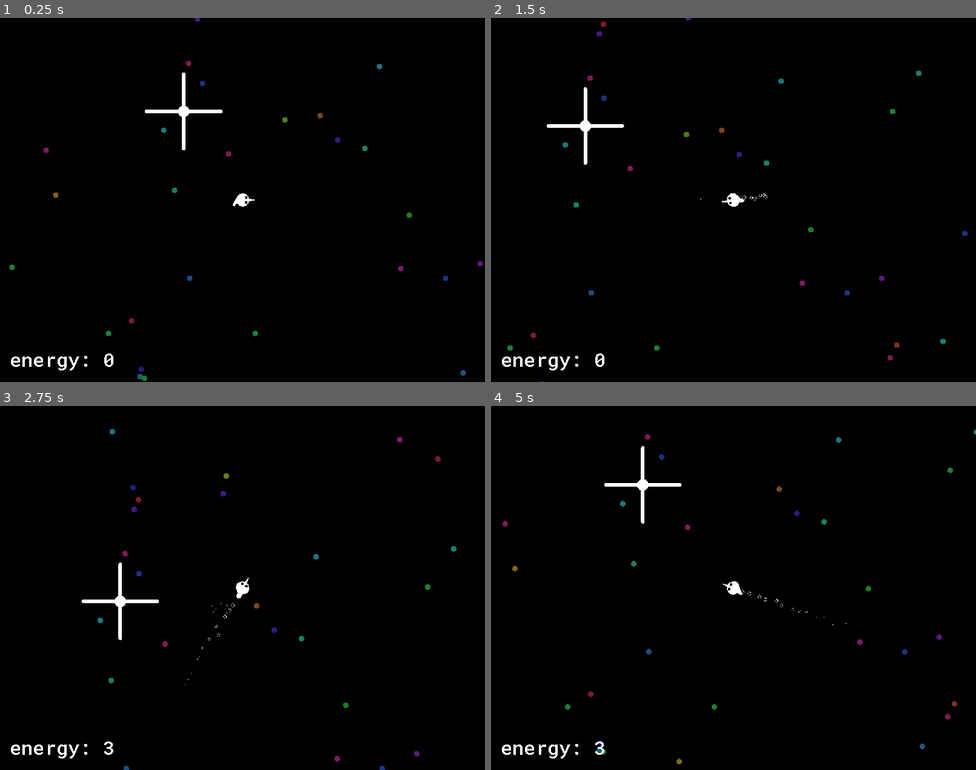
Above: before the commit, frames 1-4 (two rows, left to right).
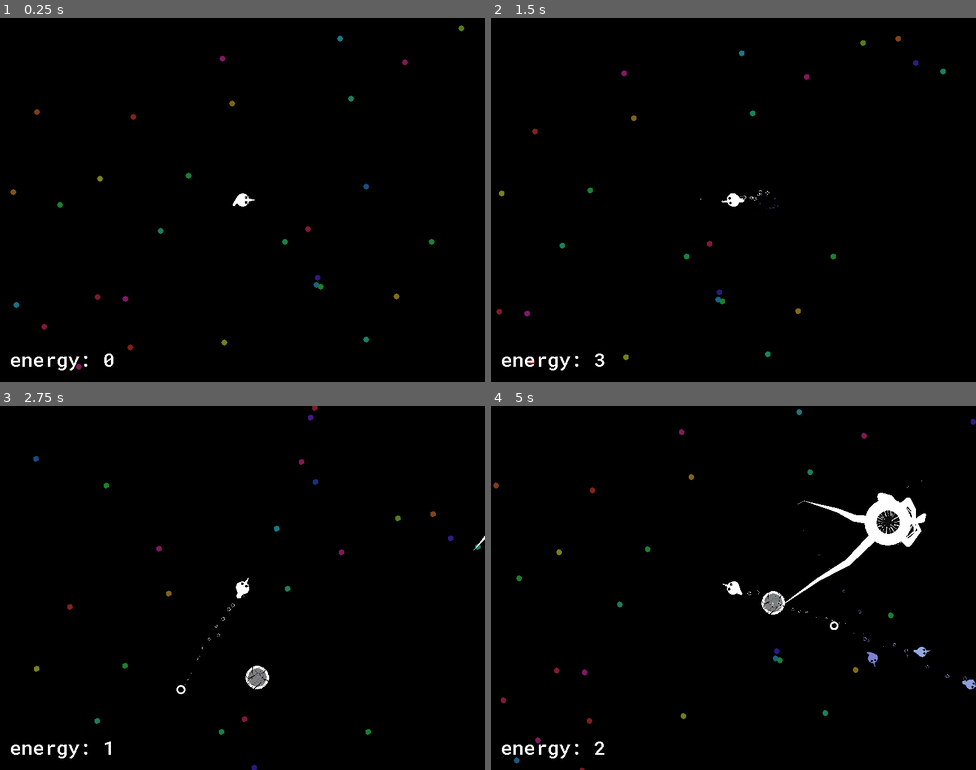
Above: after the commit, the same moments.

Repository: kiwijuice56/fish-fest
Game: Godot game, scene res://main/main.tscn
Same seed, same stepped clock (60 frames per second), same inputs: the game is played once before the commit and once after it. The engine's default icon, where the game draws it, is replaced by a stand-in: a white triangle on a blue panel in a dark square.
Inputs (mouse positions are in pixels of both pictures, inside the frame that each line leads up to):
- Up to frame 1 (0.25 s): no input
- Up to frame 2 (1.5 s): move the mouse to (840, 181) at 0.52 s; hold Right mouse button (mouse_right) 0.53-1.28 s; move the mouse to (636, 218) at 1.27 s; click (636, 218) at 1.35 s
- Up to frame 3 (2.75 s): right-click (145, 606) at 1.55 s; move the mouse to (291, 507) at 2.02 s; hold Right mouse button (mouse_right) from 2.03 s (still down)
- Up to frame 4 (5 s): move the mouse to (709, 660) at 2.77 s; release Right mouse button (mouse_right) at 2.78 s; right-click (709, 660) at 2.85 s; move the mouse to (879, 642) at 3.52 s; press the mouse at (879, 642) at 3.53 s; right-click (879, 642) at 3.8 s; move the mouse to (588, 533) at 4.27 s; release the mouse at (588, 533) at 4.28 s; right-click (588, 533) at 4.35 s

The runs differ from the first frame. In frame 1, 1.1% of the frame differs, in the area x 1-100%, y 0-100%; in frame 2, 1.1%; in frame 3, 1.3%; in frame 4, 3.0%, in the area x 0-100%, y 0-100%.

Commit message:
Polished squigglers

Diff:
--- a/main/fish/fish.tscn
+++ b/main/fish/fish.tscn
@@ -17,6 +17,7 @@
 
 [node name="Fish" type="CharacterBody2D"]
 collision_layer = 2
+collision_mask = 65
 script = ExtResource("1_vgmaj")
 
 [node name="Bubbles" type="CPUParticles2D" parent="."]
--- a/main/fish/player_fish/player_fish.gd
+++ b/main/fish/player_fish/player_fish.gd
@@ -8,8 +8,8 @@
 var locked: bool = false
 
 func _input(event: InputEvent) -> void:
-	if event.is_action_pressed("mouse_right", false) and Stats.energy >= 50:
-		Stats.energy -= 50
+	if event.is_action_pressed("mouse_right", false) and Stats.energy >= 1:
+		Stats.energy -= 1
 		spawn_egg()
 	if event.is_action_pressed("ui_cancel"):
 		locked = not locked
--- a/main/fish/player_fish/player_fish.tscn
+++ b/main/fish/player_fish/player_fish.tscn
@@ -52,6 +52,7 @@
 }
 
 [node name="PlayerFish" instance=ExtResource("1_jqmvt")]
+collision_mask = 1
 script = ExtResource("2_yjn0a")
 egg_scene = ExtResource("3_vtcec")
 max_speed = 280.0
--- a/main/fish/squiggler/squiggler.gd
+++ b/main/fish/squiggler/squiggler.gd
@@ -1,11 +1,34 @@
 class_name Squiggler
 extends Fish
+
+@export var tentacle_scene: PackedScene
+@export var tentacle_count: int = 8
+
+var target: Fish
+
+func _ready() -> void:
+	for i in range(tentacle_count):
+		var new_tentacle: Tentacle = tentacle_scene.instantiate()
+		new_tentacle.rotation = i * 2 * PI / (tentacle_count)
+		%Tentacles.add_child(new_tentacle)
+	%VisionArea.body_entered.connect(_on_something_seen)
+	%VisionArea.body_exited.connect(_on_something_unseen)
 
 func _physics_process(delta: float) -> void:
 	var avg_vel: Vector2
 	for tentacle in %Tentacles.get_children():
 		avg_vel += tentacle.joints.get_child(0).linear_velocity
-	if avg_vel.length() <= 1.0:
+	if avg_vel.length() <= 1.0 and not is_instance_valid(target):
 		return
 	velocity = (avg_vel / %Tentacles.get_child_count()).normalized() * 32
+	if is_instance_valid(target):
+		velocity += (target.global_position - global_position).normalized() * 100
 	move_and_slide()
+
+func _on_something_seen(body: PhysicsBody2D):
+	if body is BoidFish or body is PlayerFish:
+		target = body
+
+func _on_something_unseen(body: PhysicsBody2D):
+	if body == target:
+		target = null
--- a/main/fish/squiggler/squiggler.tscn
+++ b/main/fish/squiggler/squiggler.tscn
@@ -1,32 +1,108 @@
-[gd_scene load_steps=5 format=3 uid="uid://ipuwdhucawjo"]
+[gd_scene load_steps=13 format=3 uid="uid://ipuwdhucawjo"]
 
 [ext_resource type="PackedScene" uid="uid://dyych6mhtvl5" path="res://main/fish/fish.tscn" id="1_fowsh"]
 [ext_resource type="Script" path="res://main/fish/squiggler/squiggler.gd" id="2_1wj3l"]
-[ext_resource type="Texture2D" uid="uid://c57538ckqlr0d" path="res://main/item/egg/egg.png" id="3_8c84i"]
 [ext_resource type="PackedScene" uid="uid://thiyub43pqal" path="res://main/fish/squiggler/tentacle.tscn" id="4_40oiw"]
+[ext_resource type="Texture2D" uid="uid://3cnp08v3u3yb" path="res://main/fish/squiggler/face.png" id="4_mi2qc"]
+[ext_resource type="Texture2D" uid="uid://x5ck7ujcuoc7" path="res://main/fish/squiggler/teeth.png" id="5_5xq3l"]
+[ext_resource type="AudioStream" uid="uid://de7bvi8xlg0w2" path="res://main/sounds/scream.ogg" id="6_8g0rr"]
+[ext_resource type="AudioStream" uid="uid://b1hbrcgu3yh6q" path="res://main/sounds/badump.ogg" id="7_5vrlj"]
+
+[sub_resource type="Animation" id="Animation_oqm8l"]
+resource_name = "oggle"
+loop_mode = 1
+tracks/0/type = "value"
+tracks/0/imported = false
+tracks/0/enabled = true
+tracks/0/path = NodePath(".:scale")
+tracks/0/interp = 1
+tracks/0/loop_wrap = true
+tracks/0/keys = {
+"times": PackedFloat32Array(0, 0.5, 1),
+"transitions": PackedFloat32Array(1, 1, 1),
+"update": 0,
+"values": [Vector2(0.3, 0.3), Vector2(0.17, 0.17), Vector2(0.3, 0.3)]
+}
+
+[sub_resource type="Animation" id="Animation_apvvy"]
+length = 0.001
+tracks/0/type = "value"
+tracks/0/imported = false
+tracks/0/enabled = true
+tracks/0/path = NodePath(".:scale")
+tracks/0/interp = 1
+tracks/0/loop_wrap = true
+tracks/0/keys = {
+"times": PackedFloat32Array(0),
+"transitions": PackedFloat32Array(1),
+"update": 0,
+"values": [Vector2(0.3, 0.3)]
+}
+
+[sub_resource type="AnimationLibrary" id="AnimationLibrary_pe64p"]
+_data = {
+"RESET": SubResource("Animation_apvvy"),
+"oggle": SubResource("Animation_oqm8l")
+}
+
+[sub_resource type="CircleShape2D" id="CircleShape2D_x8fyd"]
+radius = 36.0
+
+[sub_resource type="CircleShape2D" id="CircleShape2D_yv5ag"]
+radius = 800.0
 
 [node name="Squiggler" instance=ExtResource("1_fowsh")]
+collision_layer = 64
+collision_mask = 1
 script = ExtResource("2_1wj3l")
+tentacle_scene = ExtResource("4_40oiw")
+tentacle_count = 8
 
-[node name="Sprite2D" parent="." index="1"]
-scale = Vector2(0.3, 0.3)
-texture = ExtResource("3_8c84i")
+[node name="AnimationPlayer" type="AnimationPlayer" parent="." index="0"]
+root_node = NodePath("../TeethHolder/Teeth")
+libraries = {
+"": SubResource("AnimationLibrary_pe64p")
+}
+autoplay = "oggle"
+speed_scale = 0.6
+
+[node name="Tentacles" type="Node2D" parent="." index="1"]
+unique_name_in_owner = true
+
+[node name="Sprite2D" parent="." index="3"]
+texture = ExtResource("4_mi2qc")
 offset = Vector2(0, 0)
 
-[node name="Tentacles" type="Node2D" parent="." index="5"]
-unique_name_in_owner = true
+[node name="TeethHolder" type="Node2D" parent="." index="4"]
+scale = Vector2(2, 2)
 
-[node name="Tentacle" parent="Tentacles" index="0" instance=ExtResource("4_40oiw")]
-controller = NodePath("../..")
+[node name="Teeth" type="Sprite2D" parent="TeethHolder" index="0"]
+rotation = 8.30009
+scale = Vector2(0.3, 0.3)
+texture = ExtResource("5_5xq3l")
 
-[node name="Tentacle2" parent="Tentacles" index="1" instance=ExtResource("4_40oiw")]
-rotation = -1.5708
-controller = NodePath("../..")
+[node name="CollisionShape2D" parent="." index="5"]
+shape = SubResource("CircleShape2D_x8fyd")
 
-[node name="Tentacle3" parent="Tentacles" index="2" instance=ExtResource("4_40oiw")]
-rotation = 3.14159
-controller = NodePath("../..")
+[node name="VisionArea" parent="." index="6"]
+visible = true
 
-[node name="Tentacle4" parent="Tentacles" index="3" instance=ExtResource("4_40oiw")]
-rotation = 1.5708
-controller = NodePath("../..")
+[node name="CollisionShape2D" parent="VisionArea" index="0"]
+shape = SubResource("CircleShape2D_yv5ag")
+
+[node name="CollectionArea" parent="." index="7"]
+visible = false
+
+[node name="AudioStreamPlayer2D" type="AudioStreamPlayer2D" parent="." index="8"]
+stream = ExtResource("6_8g0rr")
+volume_db = -12.0
+pitch_scale = 0.7
+autoplay = true
+max_distance = 1400.0
+attenuation = 2.07053
+
+[node name="AudioStreamPlayer2D2" type="AudioStreamPlayer2D" parent="." index="9"]
+stream = ExtResource("7_5vrlj")
+autoplay = true
+max_distance = 800.0
+attenuation = 2.07053
--- a/main/fish/squiggler/tentacle.gd
+++ b/main/fish/squiggler/tentacle.gd
@@ -1,13 +1,42 @@
 class_name Tentacle
 extends Node2D
 
+@export var cooldown_time: float = 12.0
 @export var controller: NodePath
 @onready var joints: Node2D = $Joints
 @onready var line: Line2D = $Line2D
 
+var prey: Fish
+var lunging: bool = false
+
 func _ready() -> void:
 	$PinJoint2D.node_a = "../../../"
+	%Killer.body_entered.connect(_on_prey_entered)
+	%Seen.body_entered.connect(_on_prey_seen)
+	%Seen.body_exited.connect(_on_prey_left)
+	%Timer.timeout.connect(_on_lunge)
+
+	%AnimationPlayer.speed_scale = 1.0 / cooldown_time
 
 func _physics_process(delta: float) -> void:
 	for i in range(joints.get_child_count()):
 		line.points[i + 1] = joints.get_child(i).position
+
+func _on_prey_entered(body: PhysicsBody2D):
+	var tip: RigidBody2D = joints.get_child(-1)
+	if body is BoidFish and not %AnimationPlayer.is_playing() and tip.linear_velocity.length() >= 512:
+		%AnimationPlayer.play("kill")
+		body.queue_free()
+
+func _on_prey_seen(body: PhysicsBody2D):
+	if body is PlayerFish or body is BoidFish:
+		prey = body
+
+func _on_prey_left(body: PhysicsBody2D):
+	if body is PlayerFish or body is BoidFish:
+		prey = null
+
+func _on_lunge() -> void:
+	if is_instance_valid(prey) and not %AnimationPlayer.is_playing():
+		var tip: RigidBody2D = joints.get_child(-1)
+		tip.apply_impulse(96 * (prey.global_position - tip.global_position))
--- a/main/fish/squiggler/tentacle.tscn
+++ b/main/fish/squiggler/tentacle.tscn
@@ -1,19 +1,150 @@
-[gd_scene load_steps=3 format=3 uid="uid://thiyub43pqal"]
+[gd_scene load_steps=14 format=3 uid="uid://thiyub43pqal"]
 
 [ext_resource type="Script" path="res://main/fish/squiggler/tentacle.gd" id="1_r1h13"]
+[ext_resource type="Texture2D" uid="uid://38tq7xk4ro3e" path="res://main/fish/fish.png" id="2_nads1"]
+[ext_resource type="Texture2D" uid="uid://uctxb8bg4ry5" path="res://main/item/algae/algae.png" id="2_ou1ux"]
+[ext_resource type="AudioStream" uid="uid://cw6hh2v66w8hm" path="res://main/sounds/yeoouch.ogg" id="3_bsiy8"]
 
 [sub_resource type="CircleShape2D" id="CircleShape2D_yn4xu"]
 radius = 4.0
 
+[sub_resource type="Curve" id="Curve_ovalm"]
+_data = [Vector2(0.0169231, 1), 0.0, 0.0, 0, 0, Vector2(1, 0), 0.0, 0.0, 0, 0]
+point_count = 2
+
+[sub_resource type="AudioStreamRandomizer" id="AudioStreamRandomizer_8bmgq"]
+random_pitch = 1.4
+streams_count = 1
+stream_0/stream = ExtResource("3_bsiy8")
+stream_0/weight = 1.0
+
+[sub_resource type="CircleShape2D" id="CircleShape2D_2kw0j"]
+radius = 12.0
+
+[sub_resource type="CircleShape2D" id="CircleShape2D_6d1k6"]
+radius = 128.0
+
+[sub_resource type="Curve" id="Curve_1mprm"]
+_data = [Vector2(0.0101156, 0.981298), 0.0, 0.0, 0, 0, Vector2(1, 0), 0.0, 0.0, 0, 0]
+point_count = 2
+
+[sub_resource type="Animation" id="Animation_c22pk"]
+resource_name = "kill"
+tracks/0/type = "value"
+tracks/0/imported = false
+tracks/0/enabled = true
+tracks/0/path = NodePath("Joints/Joint3/DeathSprite:visible")
+tracks/0/interp = 1
+tracks/0/loop_wrap = true
+tracks/0/keys = {
+"times": PackedFloat32Array(0, 1),
+"transitions": PackedFloat32Array(1, 1),
+"update": 1,
+"values": [true, false]
+}
+tracks/1/type = "value"
+tracks/1/imported = false
+tracks/1/enabled = true
+tracks/1/path = NodePath("Joints/Joint3/DeathSprite:scale")
+tracks/1/interp = 1
+tracks/1/loop_wrap = true
+tracks/1/keys = {
+"times": PackedFloat32Array(0, 1),
+"transitions": PackedFloat32Array(1, 1),
+"update": 0,
+"values": [Vector2(0.6, 0.6), Vector2(0.1, 0.1)]
+}
+tracks/2/type = "value"
+tracks/2/imported = false
+tracks/2/enabled = true
+tracks/2/path = NodePath("Joints/Joint3/AudioStreamPlayer2D:playing")
+tracks/2/interp = 1
+tracks/2/loop_wrap = true
+tracks/2/keys = {
+"times": PackedFloat32Array(0),
+"transitions": PackedFloat32Array(1),
+"update": 1,
+"values": [true]
+}
+tracks/3/type = "value"
+tracks/3/imported = false
+tracks/3/enabled = true
+tracks/3/path = NodePath("Joints/Joint3/CPUParticles2D:emitting")
+tracks/3/interp = 1
+tracks/3/loop_wrap = true
+tracks/3/keys = {
+"times": PackedFloat32Array(0),
+"transitions": PackedFloat32Array(1),
+"update": 1,
+"values": [true]
+}
+
+[sub_resource type="Animation" id="Animation_pw8dh"]
+length = 0.001
+tracks/0/type = "value"
+tracks/0/imported = false
+tracks/0/enabled = true
+tracks/0/path = NodePath("Joints/Joint3/DeathSprite:visible")
+tracks/0/interp = 1
+tracks/0/loop_wrap = true
+tracks/0/keys = {
+"times": PackedFloat32Array(0),
+"transitions": PackedFloat32Array(1),
+"update": 1,
+"values": [false]
+}
+tracks/1/type = "value"
+tracks/1/imported = false
+tracks/1/enabled = true
+tracks/1/path = NodePath("Joints/Joint3/DeathSprite:scale")
+tracks/1/interp = 1
+tracks/1/loop_wrap = true
+tracks/1/keys = {
+"times": PackedFloat32Array(0),
+"transitions": PackedFloat32Array(1),
+"update": 0,
+"values": [Vector2(0.6, 0.6)]
+}
+tracks/2/type = "value"
+tracks/2/imported = false
+tracks/2/enabled = true
+tracks/2/path = NodePath("Joints/Joint3/AudioStreamPlayer2D:playing")
+tracks/2/interp = 1
+tracks/2/loop_wrap = true
+tracks/2/keys = {
+"times": PackedFloat32Array(0),
+"transitions": PackedFloat32Array(1),
+"update": 1,
+"values": [false]
+}
+tracks/3/type = "value"
+tracks/3/imported = false
+tracks/3/enabled = true
+tracks/3/path = NodePath("Joints/Joint3/CPUParticles2D:emitting")
+tracks/3/interp = 1
+tracks/3/loop_wrap = true
+tracks/3/keys = {
+"times": PackedFloat32Array(0),
+"transitions": PackedFloat32Array(1),
+"update": 1,
+"values": [false]
+}
+
+[sub_resource type="AnimationLibrary" id="AnimationLibrary_pqj3j"]
+_data = {
+"RESET": SubResource("Animation_pw8dh"),
+"kill": SubResource("Animation_c22pk")
+}
+
 [node name="Tentacle" type="Node2D"]
 script = ExtResource("1_r1h13")
 
 [node name="Joints" type="Node2D" parent="."]
 
 [node name="Joint1" type="RigidBody2D" parent="Joints"]
-position = Vector2(21, 0)
-collision_layer = 2
-collision_mask = 3
+position = Vector2(55, 0)
+collision_layer = 32
+collision_mask = 96
 mass = 8.0
 gravity_scale = 0.0
 
@@ -21,48 +152,126 @@
 shape = SubResource("CircleShape2D_yn4xu")
 
 [node name="Joint2" type="RigidBody2D" parent="Joints"]
-position = Vector2(41, 0)
-collision_layer = 2
-collision_mask = 3
+position = Vector2(81, 0)
+collision_layer = 32
+collision_mask = 96
 mass = 8.0
 gravity_scale = 0.0
 
 [node name="CollisionShape2D" type="CollisionShape2D" parent="Joints/Joint2"]
 shape = SubResource("CircleShape2D_yn4xu")
 
+[node name="Joint4" type="RigidBody2D" parent="Joints"]
+position = Vector2(109, 0)
+collision_layer = 32
+collision_mask = 96
+mass = 8.0
+gravity_scale = 0.0
+
+[node name="CollisionShape2D" type="CollisionShape2D" parent="Joints/Joint4"]
+shape = SubResource("CircleShape2D_yn4xu")
+
 [node name="Joint3" type="RigidBody2D" parent="Joints"]
-position = Vector2(61, 0)
-collision_layer = 2
-collision_mask = 3
-mass = 8.0
-gravity_scale = 0.0
+position = Vector2(139, 0)
+collision_layer = 32
+collision_mask = 96
+mass = 8.0
+gravity_scale = 0.0
+
+[node name="CPUParticles2D" type="CPUParticles2D" parent="Joints/Joint3"]
+modulate = Color(0.780392, 0.0705882, 0.305882, 1)
+emitting = false
+amount = 48
+lifetime = 3.0
+one_shot = true
+explosiveness = 1.0
+texture = ExtResource("2_ou1ux")
+spread = 180.0
+gravity = Vector2(0, 8)
+initial_velocity_min = 64.0
+initial_velocity_max = 180.0
+radial_accel_min = -40.0
+radial_accel_max = -40.0
+scale_amount_min = 0.1
+scale_amount_max = 0.2
+scale_amount_curve = SubResource("Curve_ovalm")
+
+[node name="DeathSprite" type="Sprite2D" parent="Joints/Joint3"]
+visible = false
+scale = Vector2(0.6, 0.6)
+texture = ExtResource("2_nads1")
+hframes = 6
+
+[node name="AudioStreamPlayer2D" type="AudioStreamPlayer2D" parent="Joints/Joint3"]
+position = Vector2(-139, 0)
+stream = SubResource("AudioStreamRandomizer_8bmgq")
+volume_db = -5.0
+max_distance = 512.0
+attenuation = 2.92817
 
 [node name="CollisionShape2D" type="CollisionShape2D" parent="Joints/Joint3"]
 shape = SubResource("CircleShape2D_yn4xu")
 
+[node name="Killer" type="Area2D" parent="Joints/Joint3"]
+unique_name_in_owner = true
+collision_layer = 16
+collision_mask = 2
+monitorable = false
+
+[node name="CollisionShape2D" type="CollisionShape2D" parent="Joints/Joint3/Killer"]
+shape = SubResource("CircleShape2D_2kw0j")
+
+[node name="Seen" type="Area2D" parent="Joints/Joint3"]
+unique_name_in_owner = true
+collision_layer = 16
+collision_mask = 2
+monitorable = false
+
+[node name="CollisionShape2D" type="CollisionShape2D" parent="Joints/Joint3/Seen"]
+shape = SubResource("CircleShape2D_6d1k6")
+
 [node name="Line2D" type="Line2D" parent="."]
-points = PackedVector2Array(0, 0, 0, 0, 0, 0, 0, 0)
-width = 6.0
+points = PackedVector2Array(0, 0, 0, 0, 0, 0, 0, 0, 0, 0)
+width = 17.0
+width_curve = SubResource("Curve_1mprm")
 joint_mode = 2
 begin_cap_mode = 2
 end_cap_mode = 2
 
 [node name="PinJoint2D" type="PinJoint2D" parent="."]
-position = Vector2(11, 0)
+position = Vector2(45, 0)
 node_b = NodePath("../Joints/Joint1")
 disable_collision = false
 softness = 1.1
 
 [node name="PinJoint2D2" type="PinJoint2D" parent="."]
-position = Vector2(31, 0)
+position = Vector2(69, 0)
 node_a = NodePath("../Joints/Joint1")
 node_b = NodePath("../Joints/Joint2")
 disable_collision = false
-softness = 0.1
+softness = 1.1
 
 [node name="PinJoint2D3" type="PinJoint2D" parent="."]
-position = Vector2(51, 0)
+position = Vector2(97, 0)
 node_a = NodePath("../Joints/Joint2")
 node_b = NodePath("../Joints/Joint3")
 disable_collision = false
-softness = 0.1
+softness = 1.1
+
+[node name="PinJoint2D4" type="PinJoint2D" parent="."]
+position = Vector2(121, 0)
+node_a = NodePath("../Joints/Joint4")
+node_b = NodePath("../Joints/Joint3")
+disable_collision = false
+softness = 1.7
+
+[node name="Timer" type="Timer" parent="."]
+unique_name_in_owner = true
+wait_time = 0.5
+autostart = true
+
+[node name="AnimationPlayer" type="AnimationPlayer" parent="."]
+unique_name_in_owner = true
+libraries = {
+"": SubResource("AnimationLibrary_pqj3j")
+}
--- a/main/main.tscn
+++ b/main/main.tscn
@@ -15,9 +15,11 @@
 chunk_scene = ExtResource("4_anjt5")
 
 [node name="PlayerFish" parent="." instance=ExtResource("1_oks1y")]
-position = Vector2(97, 146)
+position = Vector2(-194, 297)
 
 [node name="Squiggler" parent="." instance=ExtResource("4_0kga6")]
+position = Vector2(602, -37)
+tentacle_count = 6
 
 [node name="UI" type="CanvasLayer" parent="."]
 script = ExtResource("4_iwul6")
--- a/project.godot
+++ b/project.godot
@@ -50,6 +50,9 @@
 2d_physics/layer_2="fish"
 2d_physics/layer_3="item"
 2d_physics/layer_4="egg"
+2d_physics/layer_5="killing"
+2d_physics/layer_6="tentacle"
+2d_physics/layer_7="squiggler"
 
 [rendering]
 
Binary file added: main/fish/squiggler/face.png
Not shown, added: main/fish/squiggler/face.png.import
Binary file added: main/fish/squiggler/teeth.png
Not shown, added: main/fish/squiggler/teeth.png.import
Not shown, added: main/sounds/badump.ogg.import
Not shown, added: main/sounds/scream.ogg.import
Not shown, added: main/sounds/yeoouch.ogg.import
Not shown, added: main/sounds/badump.ogg
Not shown, added: main/sounds/scream.ogg
Not shown, added: main/sounds/yeoouch.ogg
